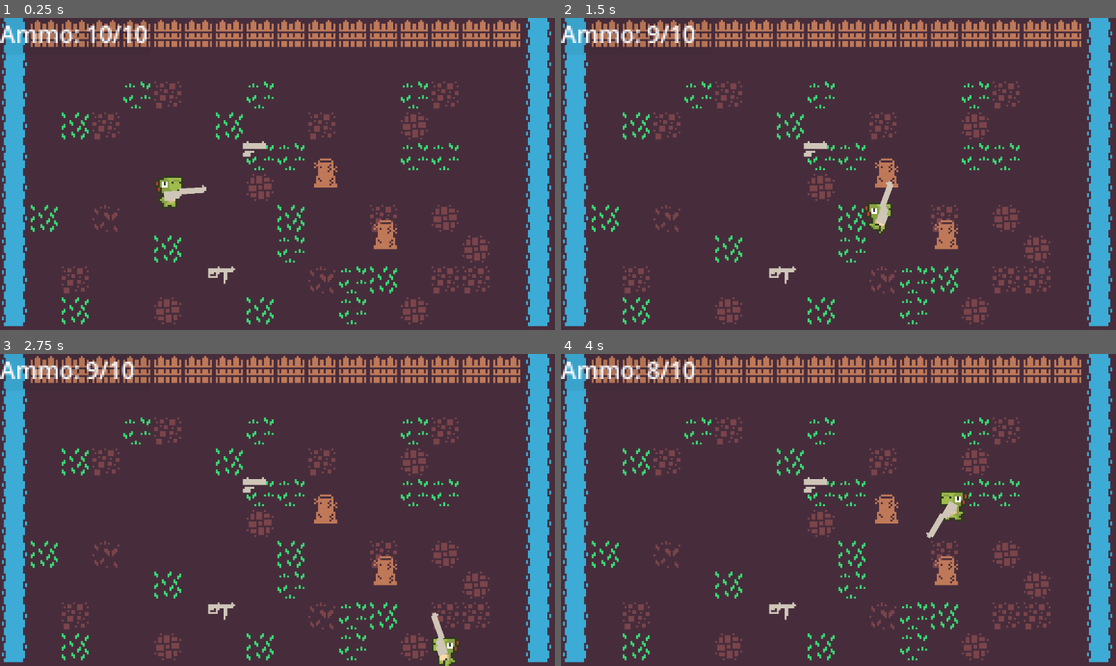
Above: before the commit, frames 1-4 (two rows, left to right).
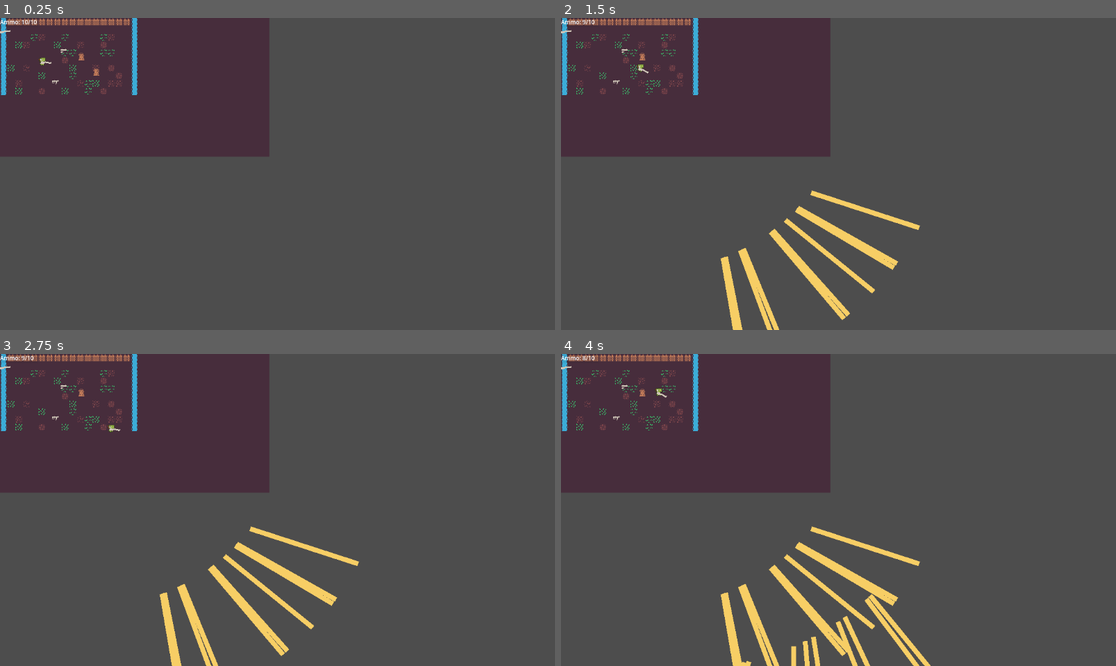
Above: after the commit, the same moments.

Repository: shuofsin/PokeGun
Game: Godot game, scene res://scenes/test_world.tscn
The game is run twice, just before and just after one commit, with the same random seed, the same clock (stepped at 60 frames per second) and the same inputs.
Inputs (mouse positions are in pixels of both pictures, inside the frame that each line leads up to):
- Up to frame 1 (0.25 s): no input
- Up to frame 2 (1.5 s): move the mouse to (960, 158) at 0.52 s; hold D (move_right) 0.53-1.28 s; tap E (interact) at 0.6 s; move the mouse to (727, 189) at 1.27 s; hold S (move_down) from 1.28 s (still down); click (727, 189) at 1.35 s
- Up to frame 3 (2.75 s): move the mouse to (333, 441) at 2.02 s; release S (move_down) at 2.03 s; hold D (move_right) from 2.03 s (still down); tap Q (switch_weapon) at 2.1 s
- Up to frame 4 (4 s): move the mouse to (810, 572) at 2.77 s; release D (move_right) at 2.78 s; hold W (move_up) 2.78-3.53 s; tap E (interact) at 2.85 s; move the mouse to (1005, 556) at 3.52 s; press the mouse at (1005, 556) at 3.53 s; hold A (move_left) from 3.53 s (still down)

The runs differ from the first frame. In frame 1, 83% of the frame differs, in the area x 0-100%, y 0-100%; in frame 2, 83%; in frame 3, 83%; in frame 4, 83%.

Commit message:
fixed hitscan raycast, working on animation

Diff:
--- a/scenes/basic_shotgun.gd
+++ b/scenes/basic_shotgun.gd
@@ -7,7 +7,7 @@
 
 	for i in range(10):
 		var new_bullet = bullet_scene.instantiate()
-		new_bullet.global_rotation = global_rotation + randf_range(-1, 1)
+		new_bullet.global_rotation = global_rotation + randf_range(-0.3, 0.3)
 		new_bullet.global_position = Vector2(
 			global_position.x + offset * cos(rotation),
 			global_position.y + offset * sin(rotation)
--- a/scenes/basic_shotgun.tscn
+++ b/scenes/basic_shotgun.tscn
@@ -17,6 +17,3 @@
 [node name="BasicShotgun" type="Sprite2D" parent="." unique_id=1830612863]
 position = Vector2(9, 1)
 texture = ExtResource("2_tltnw")
-
-[node name="Camera2D" type="Camera2D" parent="." unique_id=1549874224]
-zoom = Vector2(10, 10)
--- a/scenes/debug.tscn
+++ b/scenes/debug.tscn
@@ -15,3 +15,6 @@
 offset_bottom = 23.0
 theme_override_font_sizes/font_size = 12
 text = "Test Message"
+
+[node name="Sprite2D" type="Sprite2D" parent="." unique_id=2118650930]
+position = Vector2(11, 28)
--- a/scenes/hitscan_projectile.tscn
+++ b/scenes/hitscan_projectile.tscn
@@ -13,5 +13,7 @@
 attack = SubResource("Resource_hgte4")
 
 [node name="RayCast2D" type="RayCast2D" parent="." unique_id=89885556]
-target_position = Vector2(30, 0)
+target_position = Vector2(236, 0)
 collision_mask = 7
+collide_with_areas = true
+collide_with_bodies = false
--- a/scenes/test_world.tscn
+++ b/scenes/test_world.tscn
@@ -1112,6 +1112,7 @@
 
 [node name="Camera2D" type="Camera2D" parent="." unique_id=202317564]
 position = Vector2(144, 81)
+enabled = false
 zoom = Vector2(4, 4)
 
 [node name="TileMapLayer" type="TileMapLayer" parent="." unique_id=1172395370]
--- a/scripts/debug.gd
+++ b/scripts/debug.gd
@@ -2,6 +2,7 @@
 
 var message_dictionary: Dictionary[String, String]
 @onready var label: Label = $Label
+@onready var sprite_2d: Sprite2D = $Sprite2D
 
 func _ready() -> void:
 	Global.debug = self
@@ -13,5 +14,8 @@
 	for key in message_dictionary:
 		label.text += (key + ": " + message_dictionary[key] + "\n")
 
+	if Global.weapon_manager.current_weapon && Global.weapon_manager.current_weapon.weapon_sprite:
+		sprite_2d.set_texture(Global.weapon_manager.current_weapon.weapon_sprite.get_texture())
+
 func add_message(key: String, message: String) -> void:
 	message_dictionary[key] = message
--- a/scripts/hitscan_projectile.gd
+++ b/scripts/hitscan_projectile.gd
@@ -4,21 +4,28 @@
 @export var attack: Attack
 @onready var ray_cast_2d: RayCast2D = $RayCast2D
 
+var collision_point: Vector2
+var is_bullet_drawn: bool = false
+
 func _ready() -> void:
-	var collision_point: Vector2 = to_global(ray_cast_2d.target_position)
+	collision_point = to_global(ray_cast_2d.target_position)
 
+func _physics_process(_delta: float) -> void:
 	if ray_cast_2d.is_colliding():
 		collision_point = ray_cast_2d.get_collision_point()
 		if ray_cast_2d.get_collider() is HealthBoxComponent:
 			var health_box_component: HealthBoxComponent = ray_cast_2d.get_collider()
 			health_box_component.damage(attack)
+			ray_cast_2d.enabled = false
 
-	var new_line: Line2D = Line2D.new()
-	new_line.add_point(global_position)
-	new_line.add_point(collision_point)
-	new_line.default_color = Color(0.821, 0.711, 0.0, 1.0)
-	new_line.width = 1
-	add_child(new_line)
-	var distance_tween := create_tween()
-	distance_tween.tween_property(self, "modulate:a", 0.0, 0.1)
-	distance_tween.finished.connect(queue_free)
+	if !is_bullet_drawn:
+		var bullet_line: Line2D = Line2D.new()
+		bullet_line.global_position = global_position
+		bullet_line.add_point(global_position)
+		bullet_line.add_point(collision_point)
+		bullet_line.default_color = Color(0.968, 0.806, 0.396, 1.0)
+		add_child(bullet_line)
+		# var tween_fade: Tween = create_tween()
+		# tween_fade.tween_property(self, "modulate:a", 0.0, 0.2)
+		# tween_fade.finished.connect(queue_free)
+		is_bullet_drawn = true
